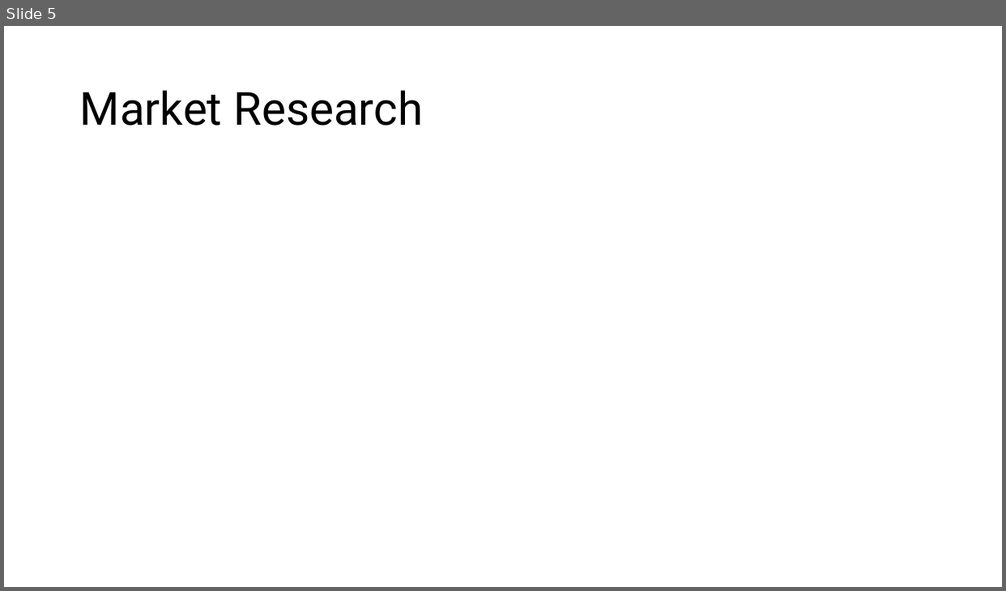
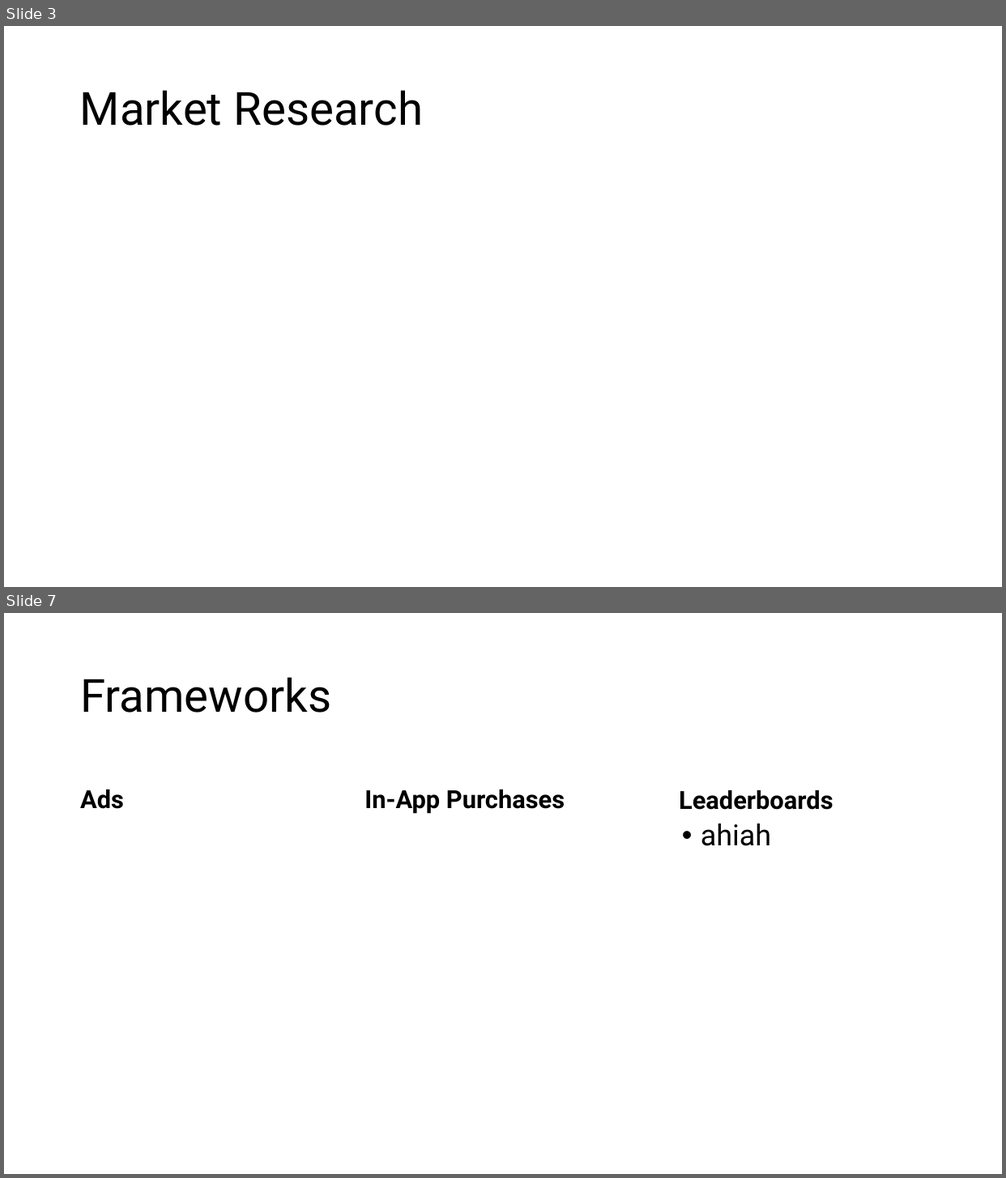
Before and after one commit to IsabelHampton/bluffs-and-bribes, a slide deck: Docs/Bluffs & Bribes Pitch.pptx. Shown one above the other, each under a label of ours: slide 5 before the commit, slides 3 and 7 after it; the slides between them are not shown. The pictures are 1006x591 and 1006x1178 pixels, drawn with LibreOffice and Linux fonts; fonts in the diff are those of the drawing. Boxes give left, top, right and bottom in pixels: in the first picture for what was removed or moved away, otherwise in the second. Text is boxed around its words. In the diff, an @@ line names an element or a change of style, - is before the commit and + after.

```diff
--- a/Docs/Bluffs & Bribes Pitch.pptx
+++ b/Docs/Bluffs & Bribes Pitch.pptx
@@ slide 7 added at [4, 613, 1002, 1174], background #FFFFFF @@
@@ title added at [80, 677, 331, 713], 44 pt, text #000000 @@
+Frameworks
@@ text added at [80, 790, 124, 809], 24 pt, text #000000, bold @@
+Ads
@@ text added at [364, 790, 565, 814], 24 pt, text #000000, bold @@
+In-App Purchases
@@ text added at [679, 790, 833, 810], 24 pt, text #000000, bold @@
+Leaderboards
@@ text added at [701, 824, 771, 846], 28 pt, text #000000 @@
+• ahiah
@@ what was slide 5 is now slide 3 @@
```
Also in this commit, not shown: 3 slides changed, 3 other slides added, 1 slide removed, 11 other files.
